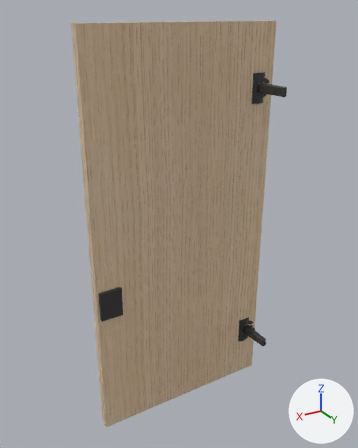
The glTF model 2025-284-C01-Vitrineskap/sim/Benk_C_dor_venstre.glb, before and after one commit.
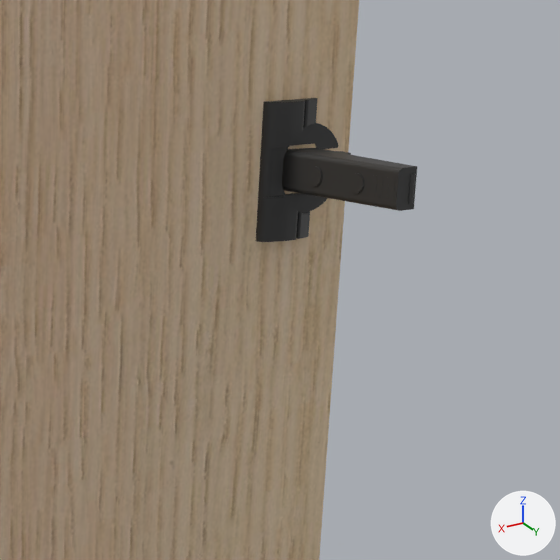
The first picture shows the older version from a camera (50 mm lens) standing at (2426.0, 186.0, 896.0) and looking at (1960.0, -590.0, 508.0). The close-ups show the older and then the newer version on the part from 55% to 89% of the width and 11% to 39% of the height of that picture. Only the edits that show in the close-ups are written down. Every picture has the same lights, and +X, +Y and +Z are marked at lower right.

In view in the first close-up: '2025-284 Vitrineskap', 'Benk C dør venstre hengsel z758 Blum 71B3590'.
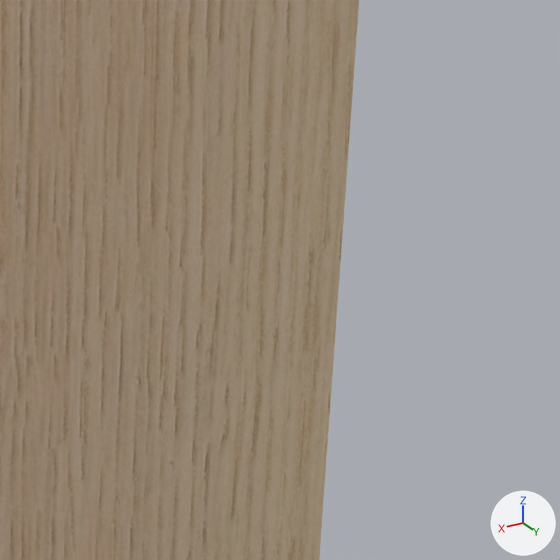
The change, as a list of edits to the scene's bpy script:
```text
Remove ob_benk_c_dør_venstre_hengsel_z758_blum_71b3590:
    ob_benk_c_dør_venstre_hengsel_z758_blum_71b3590 = bpy.data.objects.new('Benk C dør venstre hengsel z758 Blum 71B3590', me_blum_71b3590)
    ob_benk_c_dør_venstre_hengsel_z758_blum_71b3590.location = (1769.0, -542.7, 758.5)
    ob_benk_c_dør_venstre_hengsel_z758_blum_71b3590.rotation_euler = (1.571, 0.0, 3.142)  # degrees (90, 0, 180)
```

Changed parts and their boxes (x1, y1, x2, y2) in the close-ups (560 x 560 px):
'Benk C dør venstre hengsel z758 Blum 71B3590', deleted
    before: (256, 98, 417, 242)
